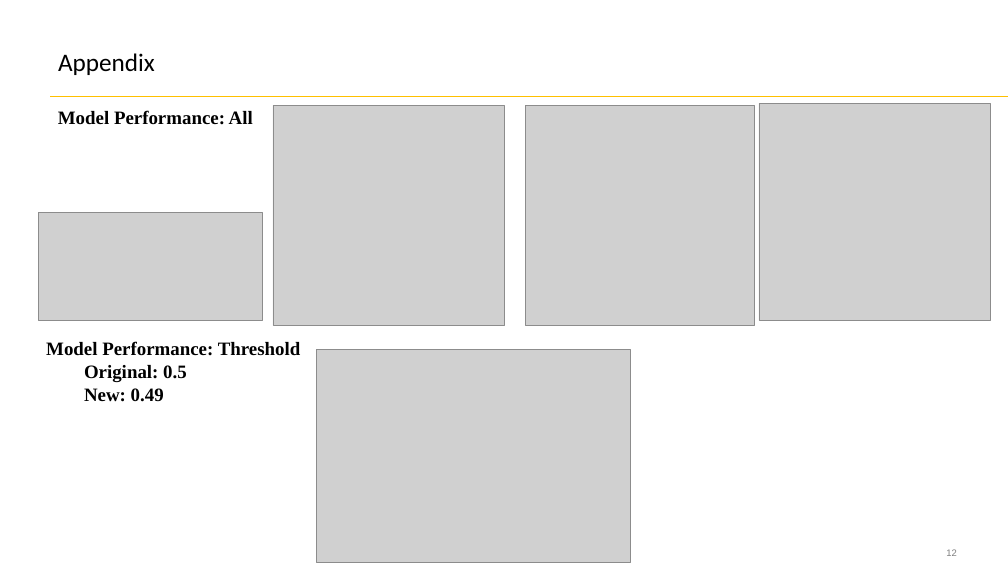
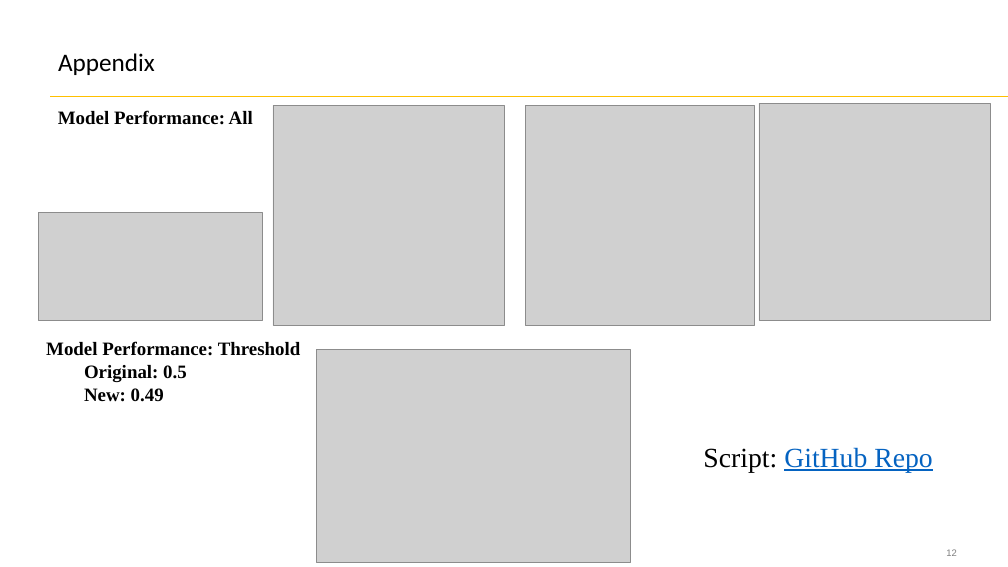
Before and after one commit to SahilM21/ChurnModelPresentation, a slide deck: slide 12 of Churn Model.pptx. Drawn at 1008x567 pixels with LibreOffice and Linux fonts; fonts in the diff are those of the drawing; grey boxes stand for pictures. Boxes give left, top, right and bottom in pixels: in the first picture for what was removed or moved away, otherwise in the second. Text is boxed around its words. In the diff, an @@ line names an element or a change of style, - is before the commit and + after.

```diff
--- a/Churn Model.pptx
+++ b/Churn Model.pptx
@@ text added at (703,447,932,472), 26.4 pt, text #0563C1, underline @@
+Script: GitHub Repo
```
Also in this commit, not shown: 5 other slides changed.
